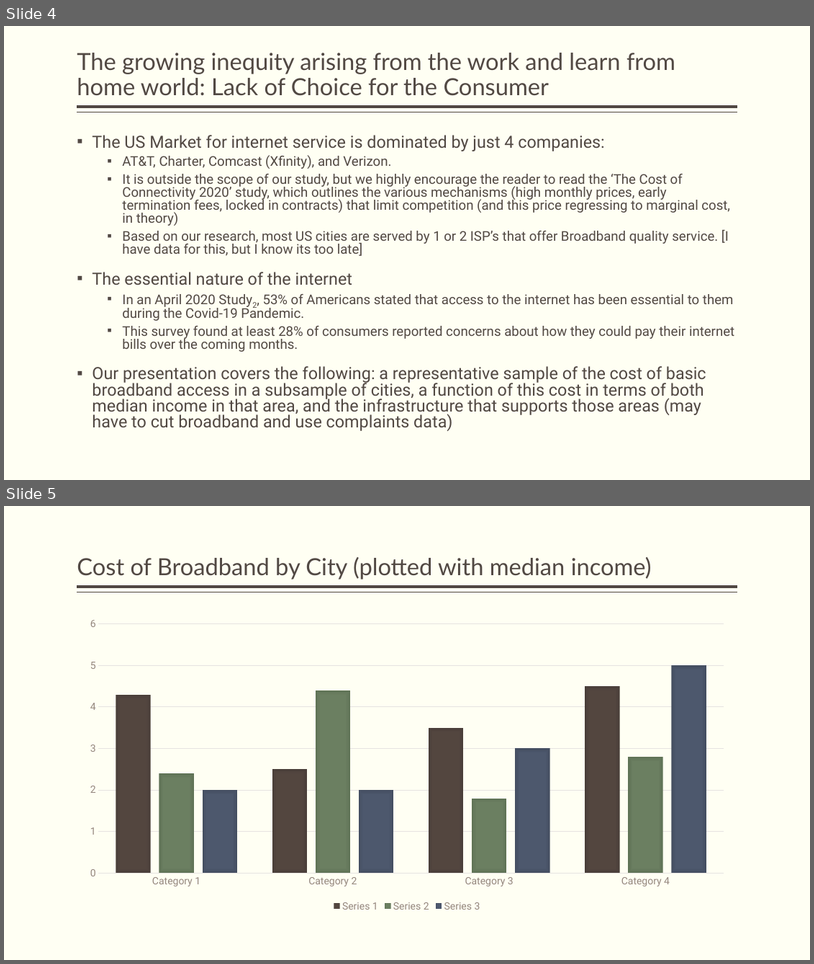
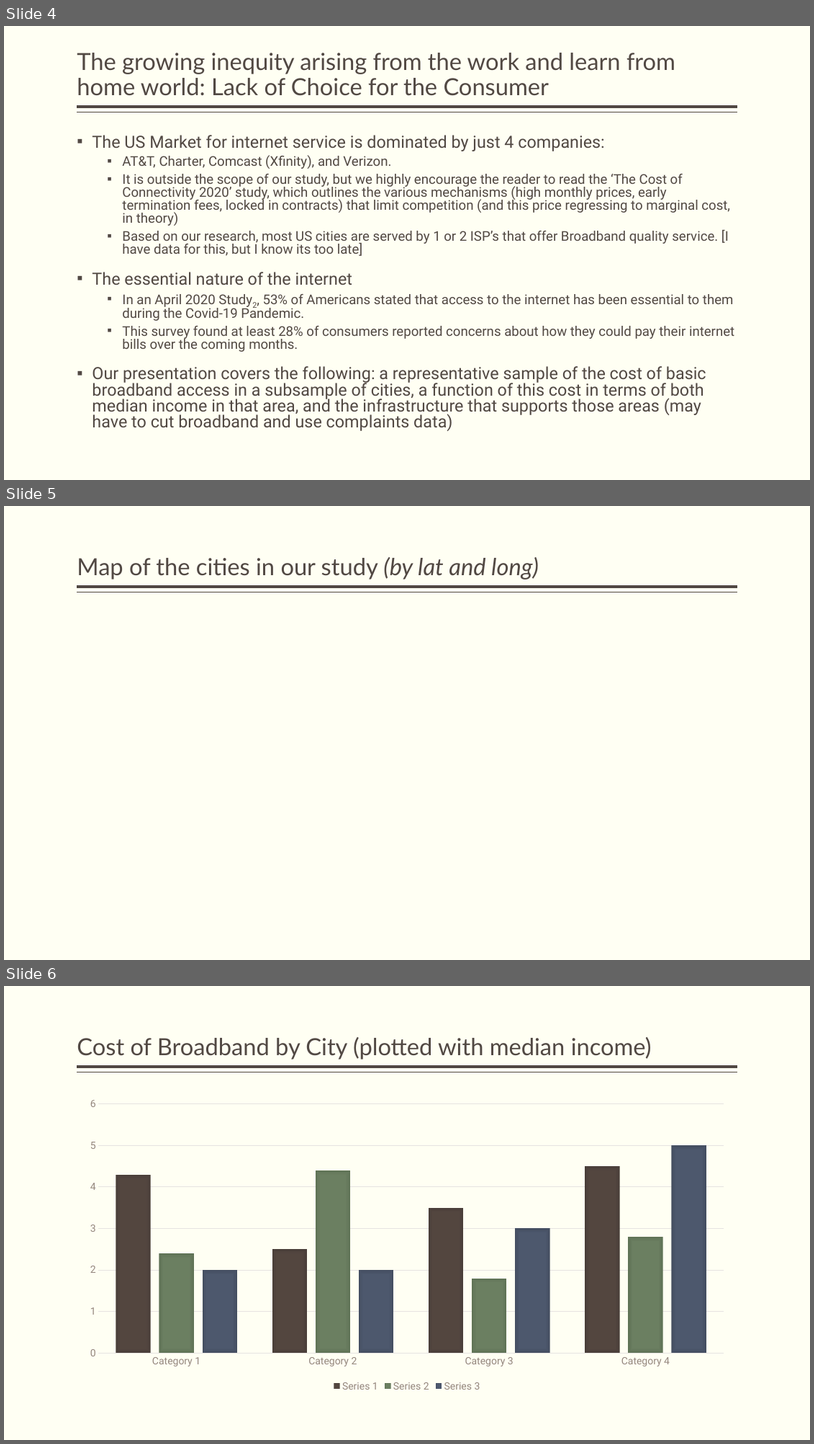
Before and after one commit to vsmolina/fiber_group, a slide deck: Fiber_Group_Presenetation_DRAFT.pptx. Shown one above the other, each under a label of ours: slides 4 and 5 before the commit, slides 4, 5 and 6 after it. The pictures are 814x964 and 814x1444 pixels, drawn with LibreOffice and Linux fonts; fonts in the diff are those of the drawing. Boxes give left, top, right and bottom in pixels: in the first picture for what was removed or moved away, otherwise in the second. Text is boxed around its words. In the diff, an @@ line names an element or a change of style, - is before the commit and + after.

```diff
--- a/Fiber_Group_Presenetation_DRAFT.pptx
+++ b/Fiber_Group_Presenetation_DRAFT.pptx
@@ slide 5 added at (x1=4, y1=506, x2=810, y2=960), background #FFFFF3; not listed: 2 template elements that a slide beside it also shows @@
@@ title added at (x1=77, y1=557, x2=539, y2=579), 28 pt, text #514843 @@
+Map of the cities in our study (by lat and long)
@@ what was slide 5 is now slide 6 @@
```
Also in this commit, not shown: 1 slide changed, 3 other slides added, 4 other files.
